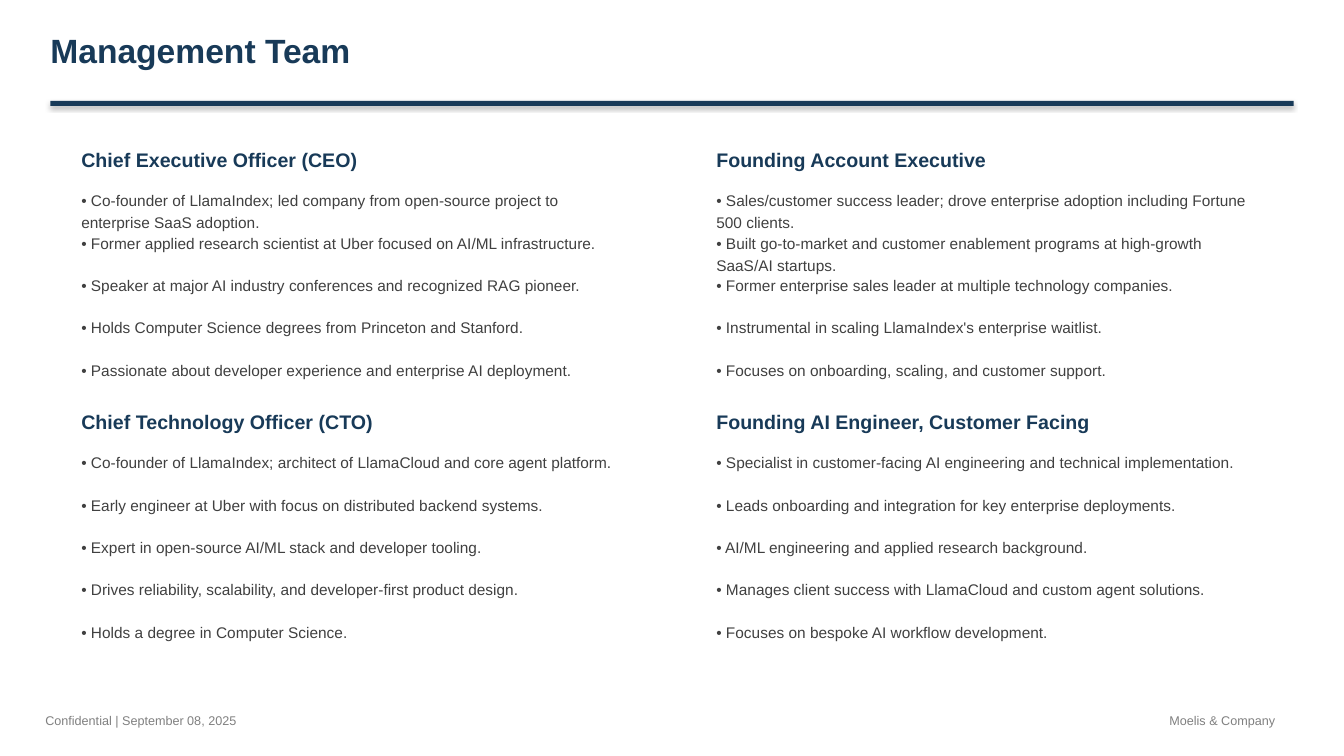
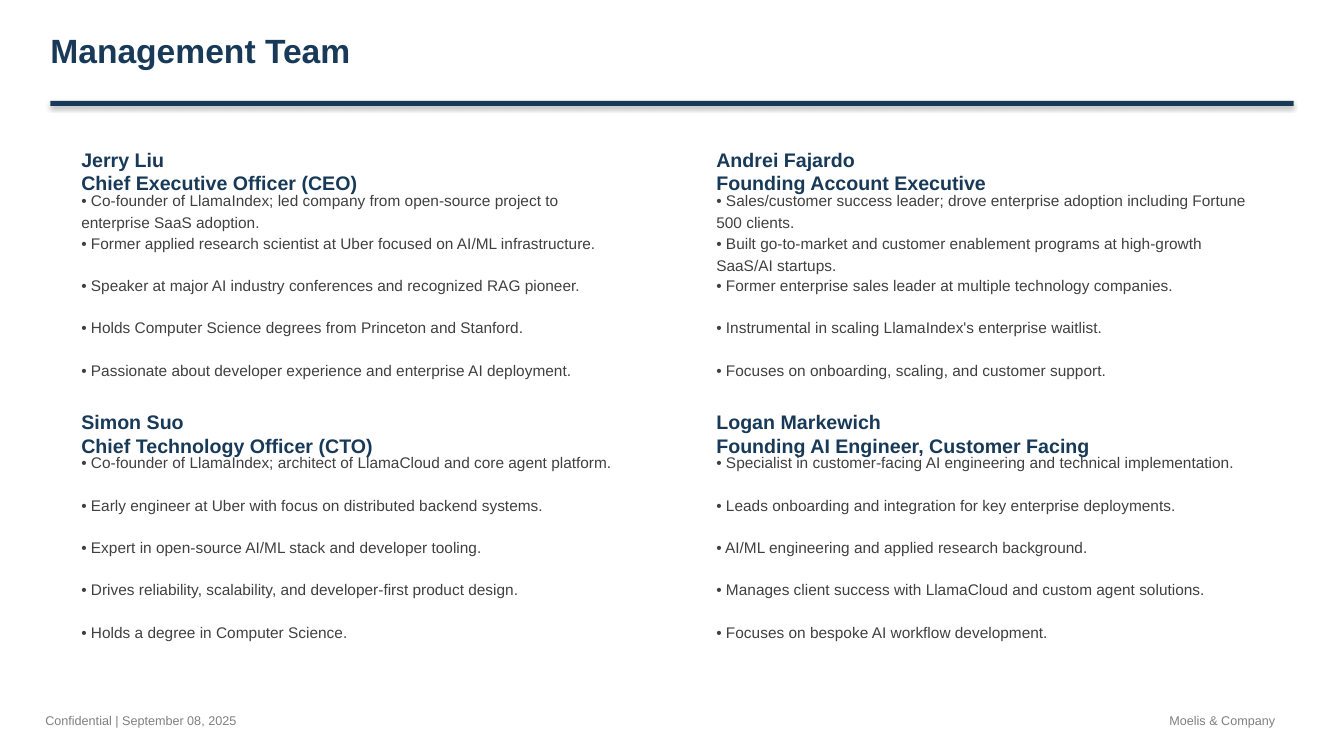
Before and after one commit to alinvb/slide_generator, a slide deck: slide 5 of ai_generated_deck.pptx. Drawn at 1344x756 pixels with LibreOffice and Linux fonts; fonts in the diff are those of the drawing. Boxes give left, top, right and bottom in pixels: in the first picture for what was removed or moved away, otherwise in the second. Text is boxed around its words. In the diff, an @@ line names an element or a change of style, - is before the commit and + after.

```diff
--- a/ai_generated_deck.pptx
+++ b/ai_generated_deck.pptx
@@ text at (81,152,358,194): text changed @@
-Chief Executive Officer (CEO)
+Jerry Liu
+Chief Executive Officer (CEO)
@@ text at (716,152,986,194): text changed @@
-Founding Account Executive
+Andrei Fajardo
+Founding Account Executive
@@ text at (81,414,373,457): text changed @@
-Chief Technology Officer (CTO)
+Simon Suo
+Chief Technology Officer (CTO)
@@ text at (716,414,1089,457): text changed @@
-Founding AI Engineer, Customer Facing
+Logan Markewich
+Founding AI Engineer, Customer Facing
```
Also in this commit, not shown: 6 other slides changed, 3 other files.
